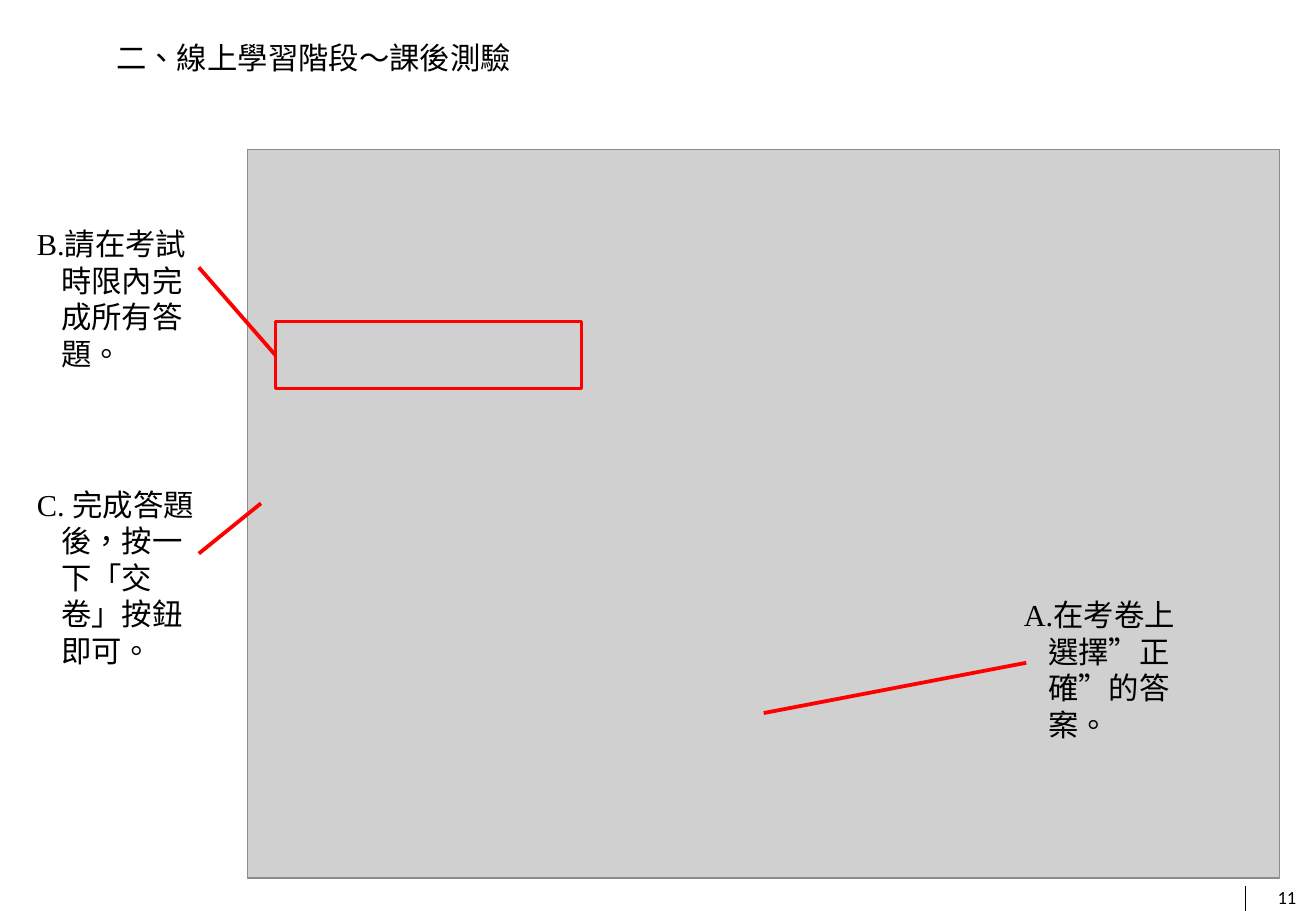
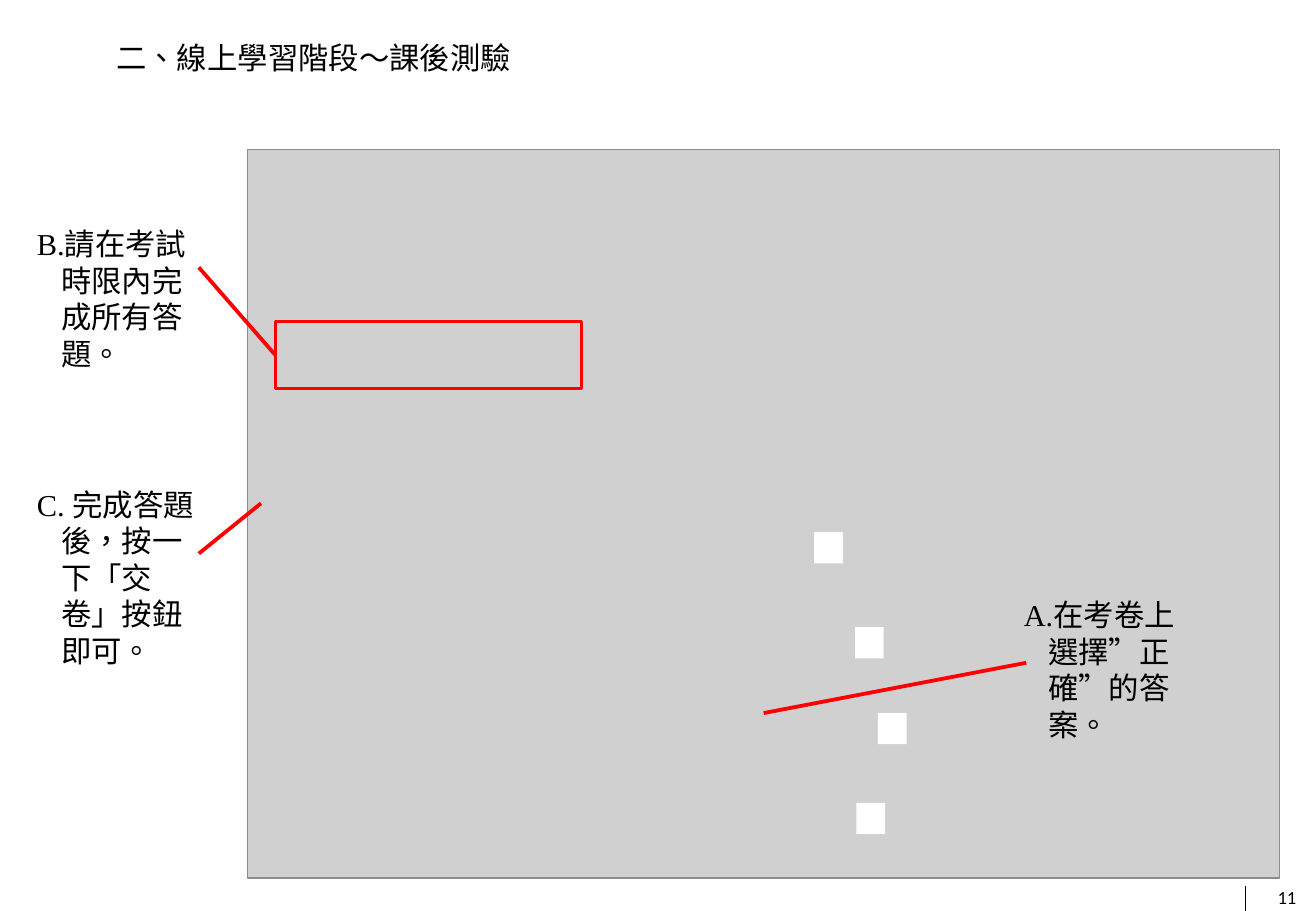
Before and after one commit to little2/l_ms, a slide deck: slide 11 of readme.pptx. Drawn at 1316x911 pixels with LibreOffice and Linux fonts; fonts in the diff are those of the drawing; grey boxes stand for pictures; background and template pictures are left out. Boxes give left, top, right and bottom in pixels: in the first picture for what was removed or moved away, otherwise in the second. Text is boxed around its words. In the diff, an @@ line names an element or a change of style, - is before the commit and + after.

```diff
--- a/readme.pptx
+++ b/readme.pptx
@@ group added at (814, 532, 908, 835): 4 rectangles @@
```
Also in this commit, not shown: 5 other slides changed, 2 other files.
